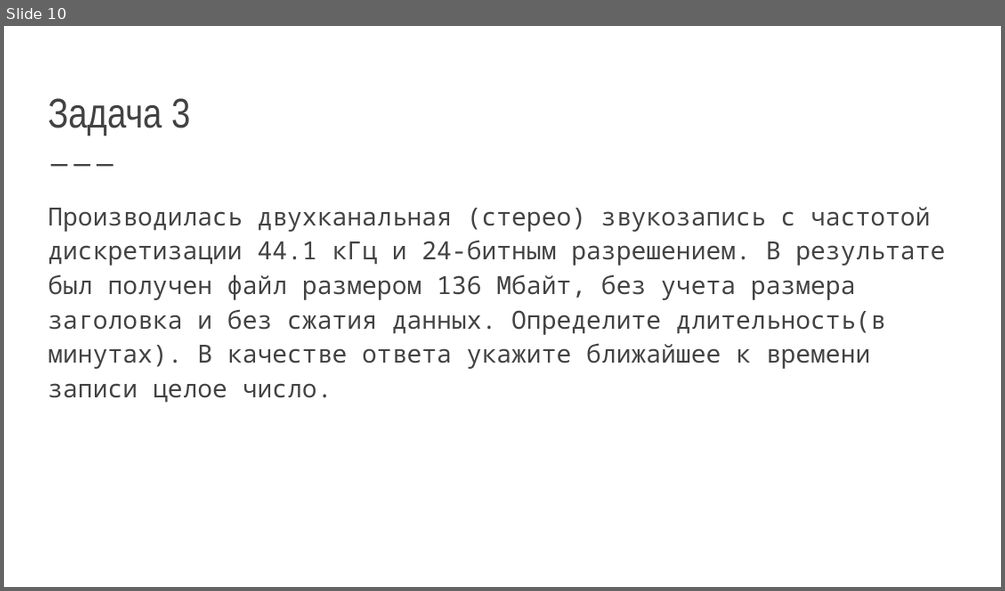
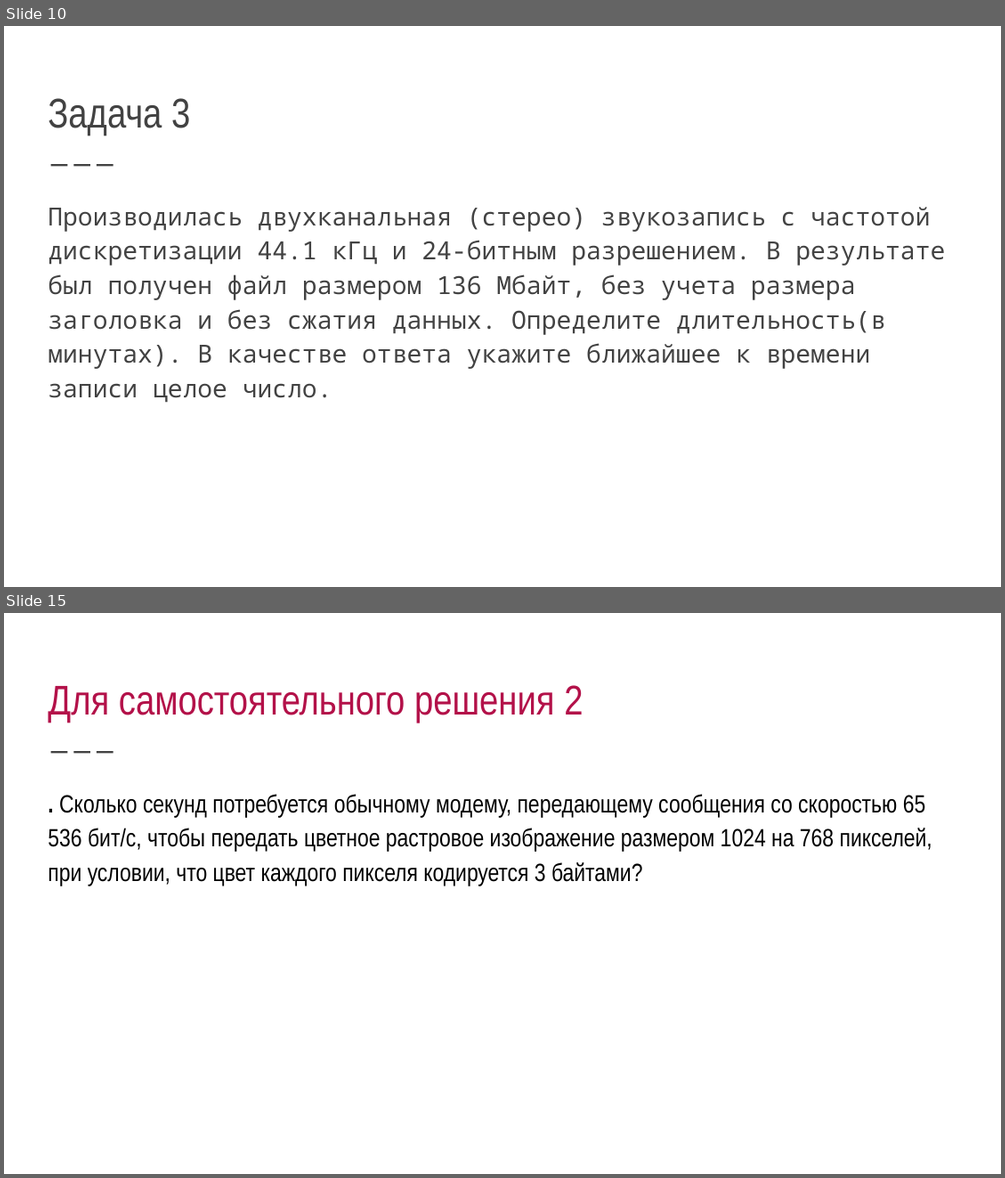
Before and after one commit to EPostanogova/1561_for_students, a slide deck: конспекты к задачам егэ/Простые вычисления.pptx. Shown one above the other, each under a label of ours: slide 10 before the commit, slides 10 and 15 after it; the slides between them are not shown. The pictures are 1005x591 and 1005x1178 pixels, drawn with LibreOffice and Linux fonts; fonts in the diff are those of the drawing. Boxes give left, top, right and bottom in pixels: in the first picture for what was removed or moved away, otherwise in the second. Text is boxed around its words. In the diff, an @@ line names an element or a change of style, - is before the commit and + after.

```diff
--- a/конспекты к задачам егэ/Простые вычисления.pptx
+++ b/конспекты к задачам егэ/Простые вычисления.pptx
@@ slide 15 added at (4, 613, 1001, 1174), background #FFFFFF; not listed: 1 template element that a slide beside it also shows @@
@@ title added at (48, 685, 582, 723), 30 pt, text #B31149 @@
+Для самостоятельного решения 2
@@ text added at (48, 794, 932, 886), 18 pt, text #000000 @@
+. Сколько секунд потребуется обычному модему, передающему сообщения со скоростью 65 536 бит/с, чтобы передать цветное растровое изображение размером 1024 на 768 пикселей, при условии, что цвет каждого пикселя кодируется 3 байтами?
```
Also in this commit, not shown: 7 other slides changed, 8 other slides added.
